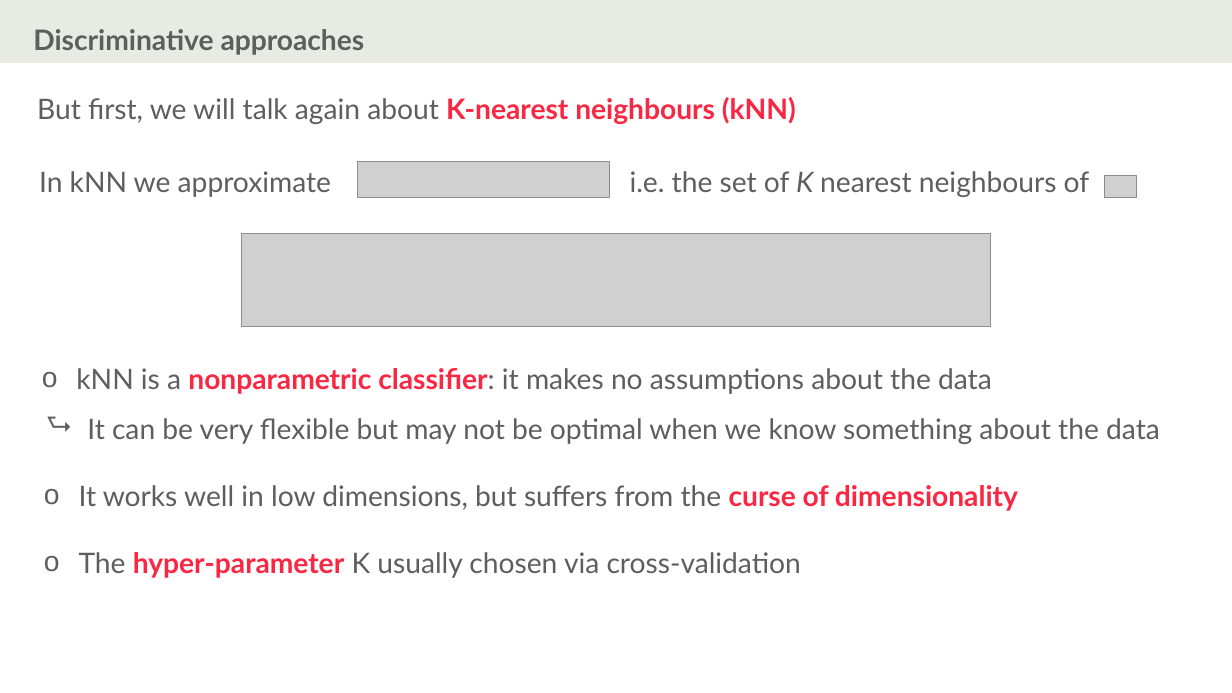
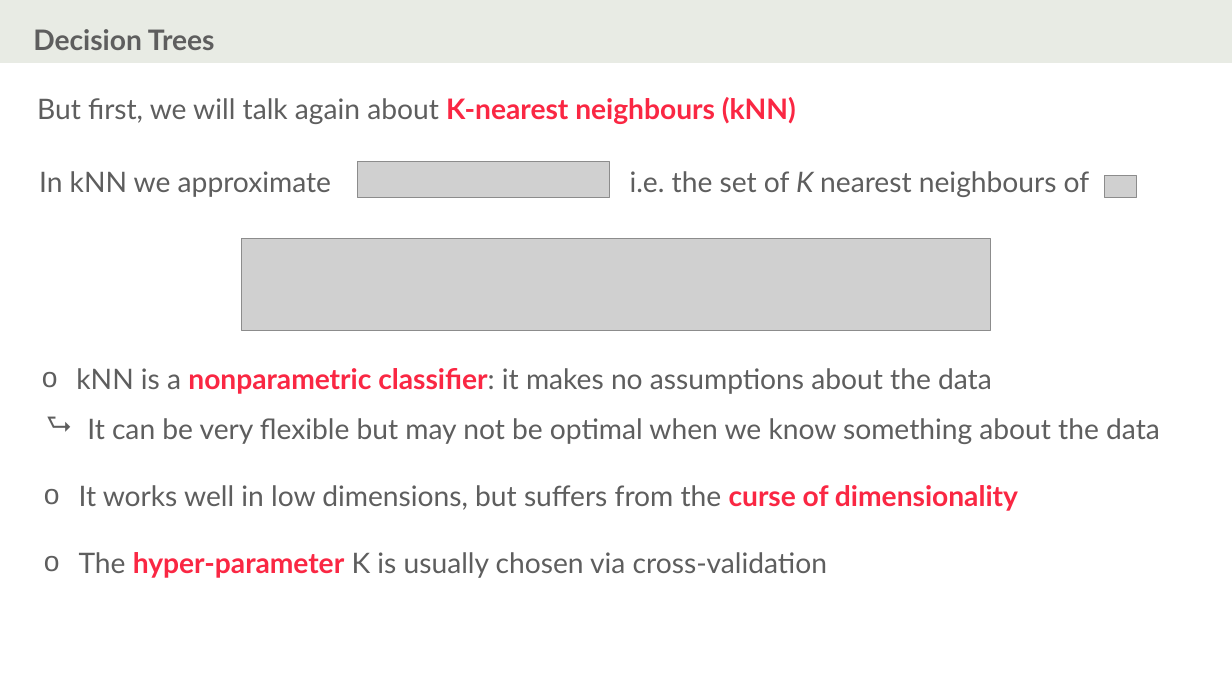
Before and after one commit to ISLA-Grenoble/2024-main, a slide deck: slide 6 of slides/CM07/2023/CM7-draft.pptx. Drawn at 1232x693 pixels with LibreOffice and Linux fonts; fonts in the diff are those of the drawing; grey boxes stand for pictures. Boxes give left, top, right and bottom in pixels: in the first picture for what was removed or moved away, otherwise in the second. Text is boxed around its words. In the diff, an @@ line names an element or a change of style, - is before the commit and + after.

```diff
--- a/slides/CM07/2023/CM7-draft.pptx
+++ b/slides/CM07/2023/CM7-draft.pptx
@@ text at bbox=[33, 29, 215, 50]: text changed @@
-Discriminative approaches
+Decision Trees
@@ picture: place and size @@
-picture at bbox=[242, 234, 991, 326]
+picture at bbox=[242, 238, 991, 331]
@@ text at bbox=[79, 552, 827, 578]: text changed @@
-o The hyper-parameter K usually chosen via cross-validation
+o The hyper-parameter K is usually chosen via cross-validation
```
Also in this commit, not shown: 10 other slides changed, 22 slides added, 1 slide removed, 29 other files.
